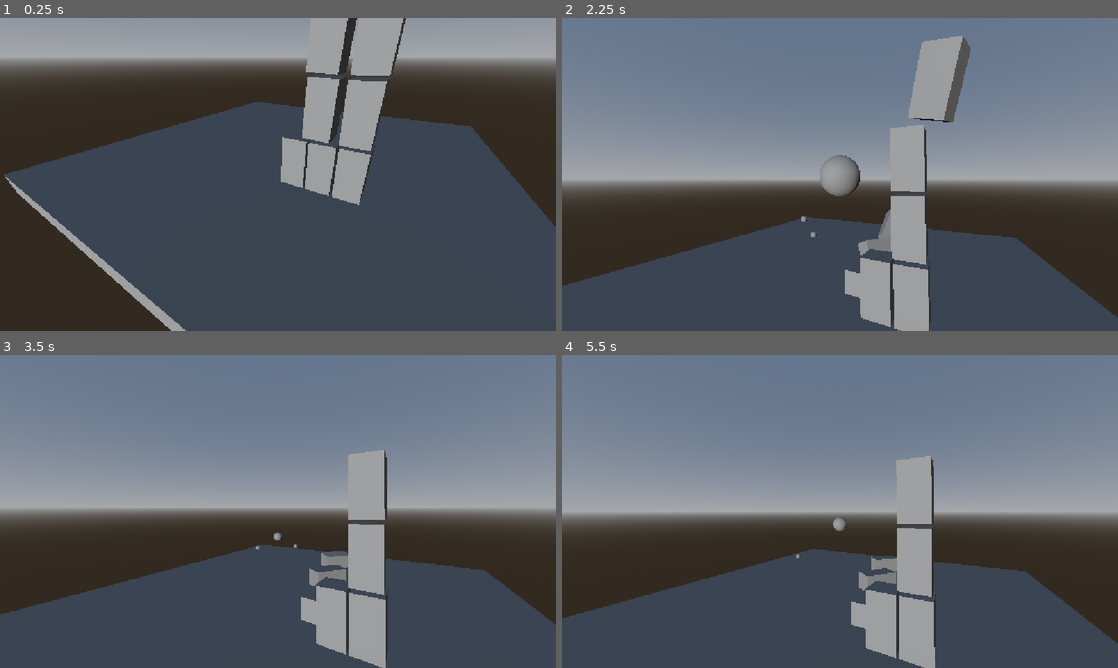
Above: before the commit, frames 1-4 (two rows, left to right).
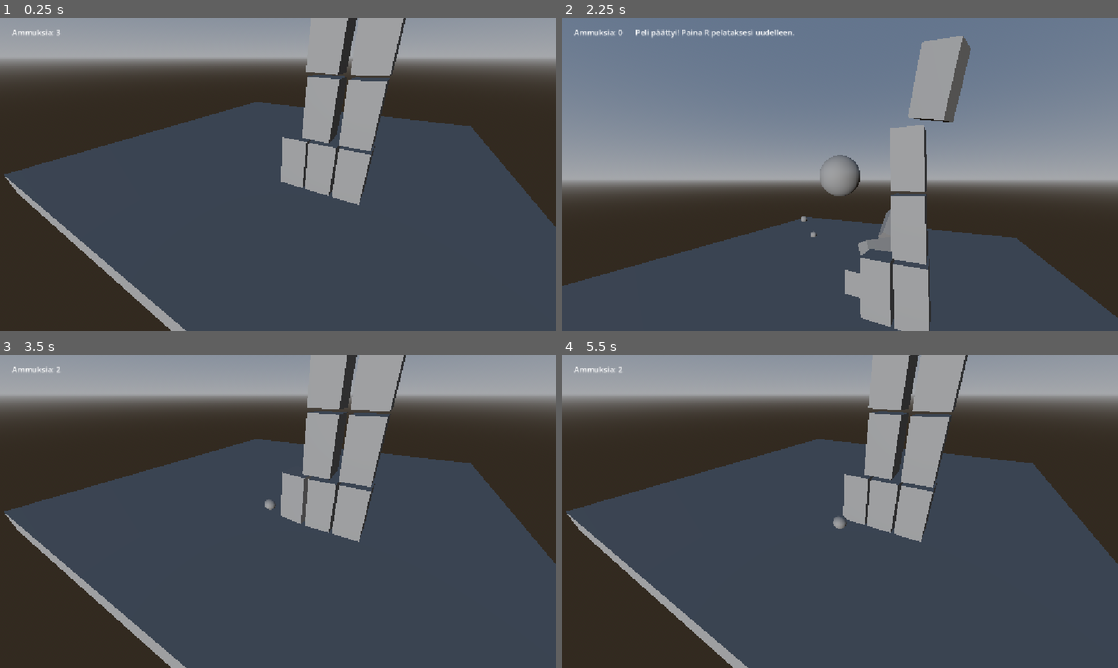
Above: after the commit, the same moments.

Repository: santtu-kumpulainen/3d-fysiikkapeli
Game: Godot game, scene res://scenes/root.tscn
Two runs of this game, one before a commit and one after it. Both use one fixed random seed, a clock stepped at 60 frames per second and the inputs below.
Inputs (mouse positions are in pixels of both pictures, inside the frame that each line leads up to):
- Up to frame 1 (0.25 s): no input
- Up to frame 2 (2.25 s): tap Enter at 0.5 s; move the mouse to (867, 174) at 0.52 s; tap R at 0.6, 1.35, 2.1 s; click (867, 174) at 0.67 s; move the mouse to (812, 174) at 1.27 s; click (812, 174) at 1.42 s; move the mouse to (851, 168) at 2.02 s; click (851, 168) at 2.17 s
- Up to frame 3 (3.5 s): move the mouse to (272, 517) at 2.77 s; tap R at 2.85 s; click (272, 517) at 2.92 s
- Up to frame 4 (5.5 s): move the mouse to (878, 514) at 3.52 s; tap R at 3.6, 4.35, 5.1 s; click (878, 514) at 3.67 s; tap Escape at 4.15 s; move the mouse to (795, 508) at 4.27 s; click (795, 508) at 4.42 s; move the mouse to (845, 511) at 5.02 s; click (845, 511) at 5.17 s

The runs differ from the first frame. In frame 1, less than 0.1% of the frame differs, in the area x 2-11%, y 3-6%; in frame 2, 0.4%; in frame 3, 73%; in frame 4, 75%, in the area x 0-100%, y 0-100%.

Commit message:
Task 5: Add three-ammo limit and restart

Diff:
--- a/3d_fysiikkapeli/scenes/root.gd
+++ b/3d_fysiikkapeli/scenes/root.gd
@@ -6,6 +6,11 @@
 @export var mouse_sensitivity: float = 0.002
 
 @onready var camera: Camera3D = $Camera3D
+@onready var ammo_label: Label = $CanvasLayer/AmmoLabel
+@onready var victory_label: Label = $CanvasLayer/Message
+
+var ammo_left := 3
+var game_over := false
 
 var camera_pitch: float = 0.0
 
@@ -15,29 +20,46 @@
 
 
 
+
 func _unhandled_input(event: InputEvent) -> void:
 	if event is InputEventMouseMotion:
-		camera.rotation.y -= event.relative.x * mouse_sensitivity
-		camera_pitch -= event.relative.y * mouse_sensitivity
-		camera_pitch = clamp(camera_pitch, deg_to_rad(-80), deg_to_rad(80))
-		camera.rotation.x = camera_pitch
+		if Input.mouse_mode == Input.MOUSE_MODE_CAPTURED and not game_over:
+			camera.rotation.y -= event.relative.x * mouse_sensitivity
+			camera_pitch -= event.relative.y * mouse_sensitivity
+			camera_pitch = clamp(camera_pitch, deg_to_rad(-80), deg_to_rad(80))
+			camera.rotation.x = camera_pitch
 
 	if event is InputEventMouseButton:
 		if event.button_index == MOUSE_BUTTON_LEFT and event.pressed:
-			shoot()
+			if not game_over:
+				shoot()
 
-	if event is InputEventKey:
-		if event.keycode == KEY_ESCAPE and event.pressed:
+	if event is InputEventKey and event.pressed and not event.echo:
+		if event.keycode == KEY_ESCAPE:
 			Input.mouse_mode = Input.MOUSE_MODE_VISIBLE
-		elif event.keycode == KEY_ESCAPE and not event.pressed:
-			Input.mouse_mode = Input.MOUSE_MODE_CAPTURED
+
+		elif event.keycode == KEY_R and game_over:
+			get_tree().reload_current_scene()
+
 
 
 
 func shoot() -> void:
+	if game_over or ammo_left <= 0:
+		return
+
+	ammo_left -= 1
+	ammo_label.text = "Ammuksia: " + str(ammo_left)
+
 	var projectile = projectile_scene.instantiate() as RigidBody3D
 	get_tree().current_scene.add_child(projectile)
 
 	var direction = -camera.global_transform.basis.z
 	projectile.global_position = camera.global_position + direction * 1.5
 	projectile.apply_central_impulse(direction * force)
+
+	if ammo_left == 0:
+		game_over = true
+		victory_label.text = "Peli päättyi! Paina R pelataksesi uudelleen."
+		victory_label.visible = true
+		Input.mouse_mode = Input.MOUSE_MODE_VISIBLE
--- a/3d_fysiikkapeli/scenes/root.tscn
+++ b/3d_fysiikkapeli/scenes/root.tscn
@@ -68,3 +68,20 @@
 
 [node name="Box8" parent="Boxes" unique_id=815354045 instance=ExtResource("1_j5px3")]
 transform = Transform3D(1, 0, 0, 0, 1, 0, 0, 0, 1, -6.3000965, 3.9452639, 0)
+
+[node name="CanvasLayer" type="CanvasLayer" parent="." unique_id=15505303]
+
+[node name="Message" type="Label" parent="CanvasLayer" unique_id=1730163135]
+offset_left = 152.0
+offset_top = 18.0
+offset_right = 289.0
+offset_bottom = 41.0
+horizontal_alignment = 1
+vertical_alignment = 1
+
+[node name="AmmoLabel" type="Label" parent="CanvasLayer" unique_id=1881290787]
+offset_left = 25.0
+offset_top = 18.0
+offset_right = 125.0
+offset_bottom = 41.0
+text = "Ammuksia: 3"
